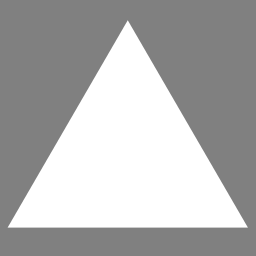
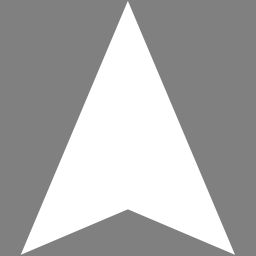
Layer changes from the first 256 × 256 image to the second:
renamed "Shape 1" to "Shape 2", painted on it over [7,1,248,255]
